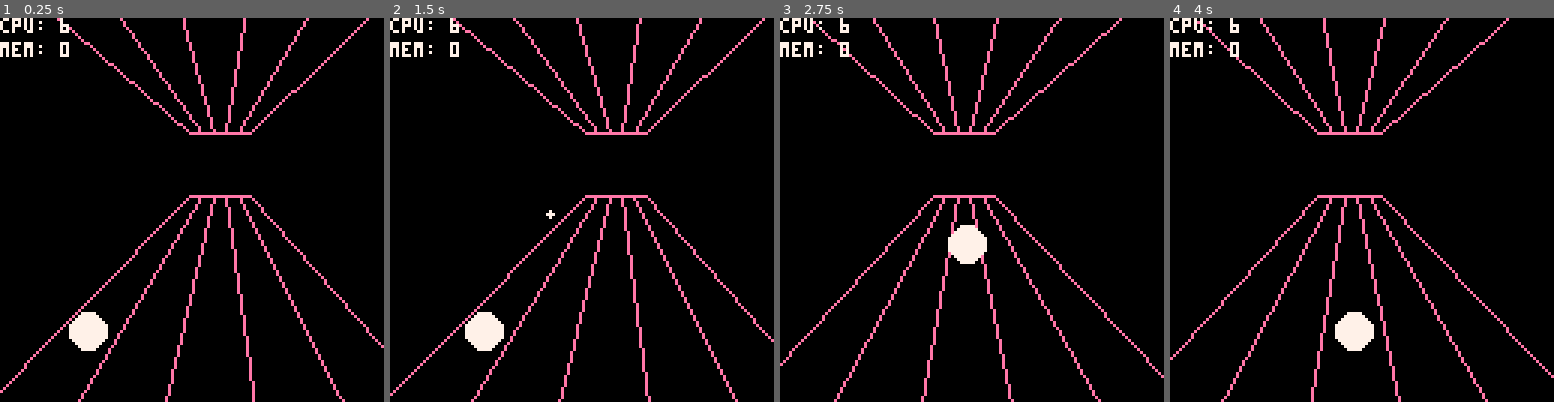
Above: before the commit, frames 1-4 (left to right).
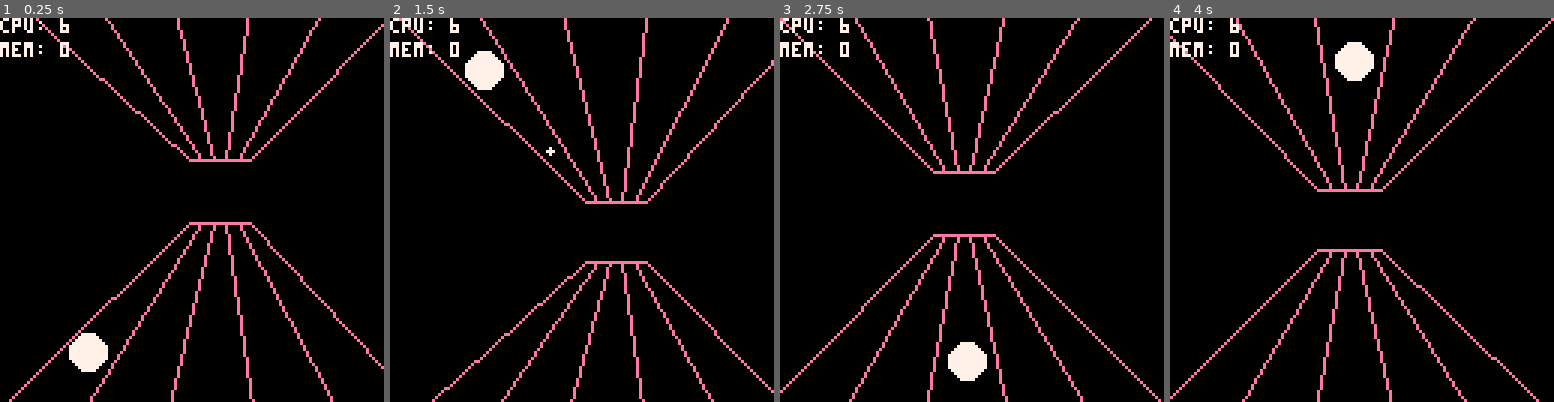
Above: after the commit, the same moments.

Repository: tesselode/web-pilot
Game: PICO-8 cartridge t1k.p8
Two runs of this game, one before a commit and one after it. Both use one fixed random seed, a clock stepped at 60 frames per second and the inputs below.
Inputs:
- Up to frame 1 (0.25 s): no input
- Up to frame 2 (1.5 s): tap X (X key) at 0.33, 1.07 s; tap O (Z key) at 0.7 s
- Up to frame 3 (2.75 s): hold Right 1.6-2.1 s; tap O (Z key) at 1.7, 2.1, 2.5 s; tap X (X key) at 1.85 s; hold Right from 2.47 s (still down)
- Up to frame 4 (4 s): tap O (Z key) at 2.9, 3.3, 3.7 s; tap X (X key) at 2.97 s; release Right at 3.03 s; hold Left 3.08-3.58 s

The runs differ from the first frame. In frame 1, 8.9% of the frame differs, in the area x 0-100%, y 0-100%; in frame 2, 9.4%; in frame 3, 9.3%; in frame 4, 9.6%.

Commit message:
flip between planes

Diff:
--- a/t1k.p8
+++ b/t1k.p8
@@ -3,7 +3,7 @@
 __lua__
 -- pseudo 3d drawing
 
-local p3d = {hx = 64, hy = 48}
+local p3d = {hx = 64, hy = 64}
 
 function p3d:to2d(x, y, z)
 	x += (self.hx - 64) * .67
@@ -27,15 +27,12 @@
 -->8
 -- classes
 
-local Class = {}
+local class = {}
 
-Class.Player = {
-	jumpPower = 5,
-	gravity = 1/3,
-}
-Class.Player.__index = Class.Player
+class.player = {}
+class.player.__index = class.player
 
-function Class.Player:new(entities)
+function class.player:new(entities)
 	self.entities = entities
 	self.x = 1
 	self.y = 0
@@ -45,20 +42,24 @@
 	self.smooth_display_x = self.display_x
 end
 
-function Class.Player:update()
-	if btnp(0) and self.x > 1 then self.x -= 1 end
-	if btnp(1) and self.x < 5 then self.x += 1 end
-
-	if self.y == 0 and btnp(4) then
-		self.vy = self.jumpPower
+function class.player:update()
+	if self.y == 0 or self.y == 128 then
+		if btnp(0) and self.x > 1 then self.x -= 1 end
+		if btnp(1) and self.x < 5 then self.x += 1 end
+		if btnp(4) then
+			if self.y == 0 then self.vy = 10 end
+			if self.y == 128 then self.vy = -10 end
+		end
+		if btnp(5) then
+			add(self.entities, class.player_bullet(self.x, self.y, self.z))
+		end
 	end
 
-	if btnp(5) then
-		add(self.entities, Class.PlayerBullet(self.x, self.y, self.z))
+	self.y += self.vy
+	if self.y >= 128 then
+		self.y = 128
+		self.vy = 0
 	end
-
-	self.vy -= self.gravity
-	self.y += self.vy
 	if self.y <= 0 then
 		self.y = 0
 		self.vy = 0
@@ -67,47 +68,48 @@
 	self.display_x = 128/10 + 128/5 * (self.x - 1)
 	self.smooth_display_x += (self.display_x - self.smooth_display_x) * .5
 	p3d.hx += (64 + (2.5 - self.x) * 8 - p3d.hx) * .1
+	p3d.hy += (64 + (self.y - 64) * 1/8 - p3d.hy) * .1
 end
 
-function Class.Player:draw()
+function class.player:draw()
 	p3d:circfill(self.smooth_display_x, 128 - self.y, self.z, 8, 7)
 end
 
-setmetatable(Class.Player, {
+setmetatable(class.player, {
 	__call = function(_, ...)
-		local player = setmetatable({}, Class.Player)
+		local player = setmetatable({}, class.player)
 		player:new(...)
 		return player
 	end
 })
 
-Class.PlayerBullet = {
+class.player_bullet = {
 	speed = .01,
 }
-Class.PlayerBullet.__index = Class.PlayerBullet
+class.player_bullet.__index = class.player_bullet
 
-function Class.PlayerBullet:new(x, y, z)
+function class.player_bullet:new(x, y, z)
 	self.x = x
 	self.y = y
 	self.z = z
 end
 
-function Class.PlayerBullet:update()
+function class.player_bullet:update()
 	self.z -= self.speed
 	if self.z < .4 then
 		self.dead = true
 	end
 end
 
-function Class.PlayerBullet:draw()
+function class.player_bullet:draw()
 	p3d:circfill(128/10 + 128/5 * (self.x - 1), 128 - self.y, self.z, 3, 7)
 end
 
-setmetatable(Class.PlayerBullet, {
+setmetatable(class.player_bullet, {
 	__call = function(_, ...)
-		local playerBullet = setmetatable({}, Class.PlayerBullet)
-		playerBullet:new(...)
-		return playerBullet
+		local player_Bullet = setmetatable({}, class.player_bullet)
+		player_Bullet:new(...)
+		return player_Bullet
 	end
 })
 
@@ -115,7 +117,7 @@
 -- main loop
 
 local entities = {}
-add(entities, Class.Player(entities))
+add(entities, class.player(entities))
 
 function _update60()
 	for entity in all(entities) do
